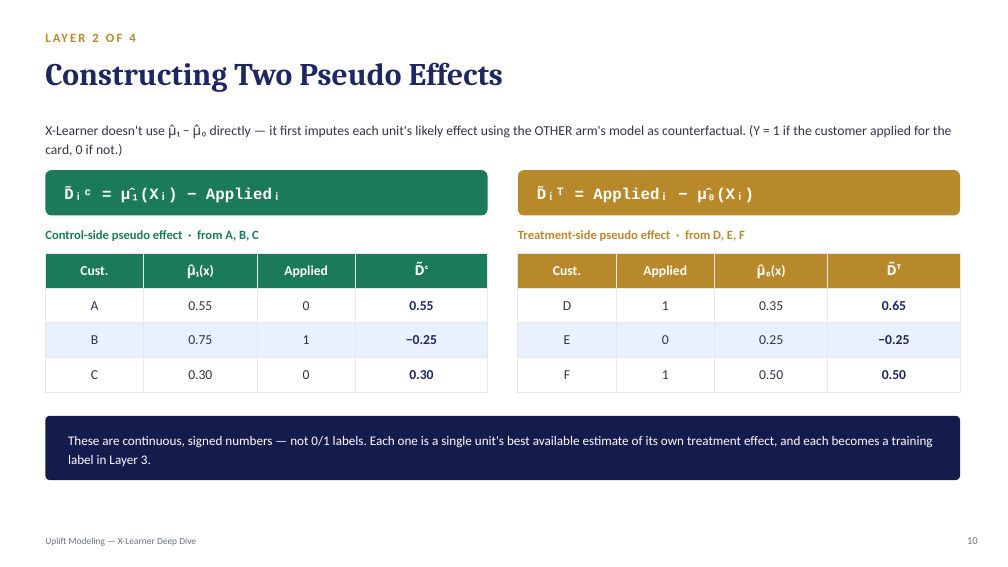
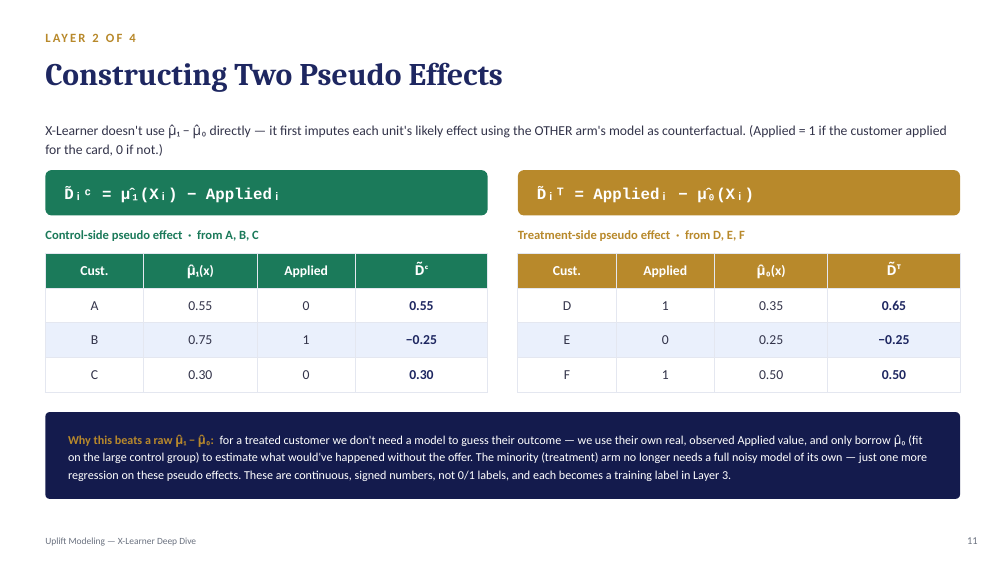
Before and after one commit to crystal1361/uplift-model, a slide deck: slide 11 of uplift_model_deck.pptx (slide 10 before the commit). Drawn at 1008x567 pixels with LibreOffice and Linux fonts; fonts in the diff are those of the drawing. Boxes give left, top, right and bottom in pixels: in the first picture for what was removed or moved away, otherwise in the second. Text is boxed around its words. In the diff, an @@ line names an element or a change of style, - is before the commit and + after.

```diff
--- a/uplift_model_deck.pptx
+++ b/uplift_model_deck.pptx
@@ text at [45, 124, 947, 156]: text changed @@
-X-Learner doesn't use μ̂₁ − μ̂₀ directly — it first imputes each unit's likely effect using the OTHER arm's model as counterfactual. (Y = 1 if the customer applied for the card, 0 if not.)
+X-Learner doesn't use μ̂₁ − μ̂₀ directly — it first imputes each unit's likely effect using the OTHER arm's model as counterfactual. (Applied = 1 if the customer applied for the card, 0 if not.)
@@ rounded rectangle: place and size @@
-rounded rectangle at [45, 416, 960, 480]
+rounded rectangle at [45, 412, 960, 499]
@@ rounded rectangle at [45, 412, 960, 499]: proportions changed @@
@@ text at [68, 432, 927, 481]: text changed; size 12.5 to 11.5 pt @@
-These are continuous, signed numbers — not 0/1 labels. Each one is a single unit's best available estimate of its own treatment effect, and each becomes a training label in Layer 3.
+Why this beats a raw μ̂₁ − μ̂₀: for a treated customer we don't need a model to guess their outcome — we use their own real, observed Applied value, and only borrow μ̂₀ (fit on the large control group) to estimate what would've happened without the offer. The minority (treatment) arm no longer needs a full noisy model of its own — just one more regression on these pseudo effects. These are continuous, signed numbers, not 0/1 labels, and each becomes a training label in Layer 3.
@@ text at [967, 537, 978, 544]: text changed @@
-10
+11
```
Also in this commit, not shown: 9 other slides changed, 1 slide added, 2 other files.
